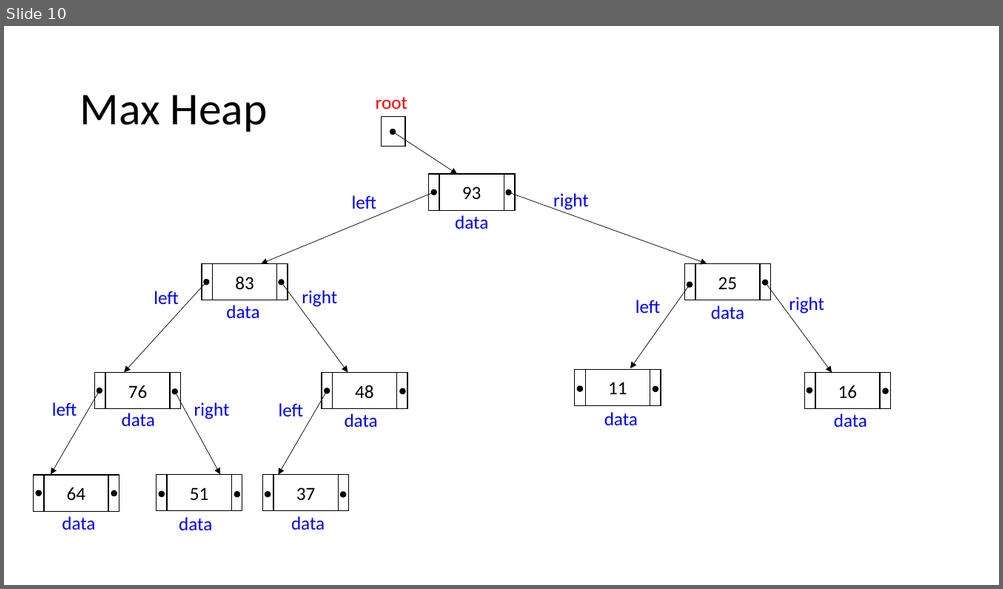
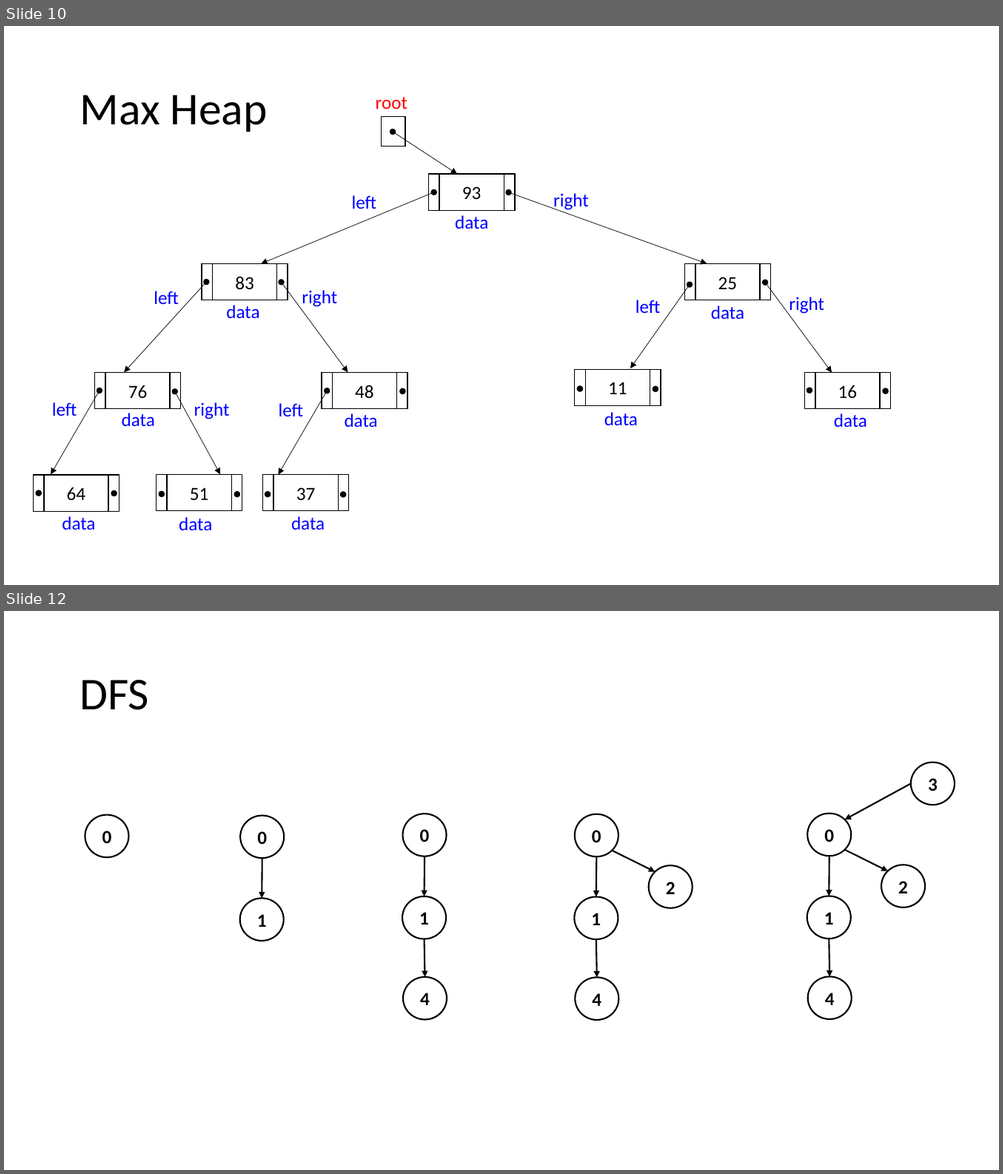
Before and after one commit to swaminathanj/DSA, a slide deck: DSA.pptx. Shown one above the other, each under a label of ours: slide 10 before the commit, slides 10 and 12 after it; the slides between them are not shown. The pictures are 1003x589 and 1003x1174 pixels, drawn with LibreOffice and Linux fonts; fonts in the diff are those of the drawing. Boxes give left, top, right and bottom in pixels: in the first picture for what was removed or moved away, otherwise in the second. Text is boxed around its words. In the diff, an @@ line names an element or a change of style, - is before the commit and + after.

```diff
--- a/DSA.pptx
+++ b/DSA.pptx
@@ slide 12 added at [4, 611, 999, 1170], background #FFFFFF @@
@@ title added at [79, 680, 149, 710], 44 pt, text #000000 @@
+DFS
@@ ellipse added at [910, 763, 955, 805], outline #000000 1.5 pt, 18 pt, text #000000, bold @@
+3
@@ arrow added from (910, 783) to (845, 820), #000000 1.5 pt @@
@@ ellipse added at [85, 815, 129, 857], outline #000000 1.5 pt, 18 pt, text #000000, bold @@
+0
@@ ellipse added at [241, 815, 284, 858], outline #000000 1.5 pt, 18 pt, text #000000, bold @@
+0
@@ ellipse added at [402, 814, 447, 857], outline #000000 1.5 pt, 18 pt, text #000000, bold @@
+0
@@ ellipse added at [575, 814, 619, 857], outline #000000 1.5 pt, 18 pt, text #000000, bold @@
+0
@@ ellipse added at [808, 813, 851, 856], outline #000000 1.5 pt, 18 pt, text #000000, bold @@
+0
@@ arrow added from (612, 851) to (654, 872), #000000 1.5 pt @@
@@ arrow added from (845, 850) to (888, 871), #000000 1.5 pt @@
@@ arrow added from (262, 858) to (262, 898), #000000 1.5 pt @@
@@ arrow added from (425, 857) to (424, 897), #000000 1.5 pt @@
@@ arrow added from (597, 857) to (597, 897), #000000 1.5 pt @@
@@ ellipse added at [649, 866, 693, 908], outline #000000 1.5 pt, 18 pt, text #000000, bold @@
+2
@@ arrow added from (829, 857) to (828, 896), #000000 1.5 pt @@
@@ ellipse added at [882, 866, 925, 908], outline #000000 1.5 pt, 18 pt, text #000000, bold @@
+2
@@ ellipse added at [240, 898, 284, 941], outline #000000 1.5 pt, 18 pt, text #000000, bold @@
+1
@@ ellipse added at [402, 897, 447, 940], outline #000000 1.5 pt, 18 pt, text #000000, bold @@
+1
@@ ellipse added at [574, 897, 618, 940], outline #000000 1.5 pt, 18 pt, text #000000, bold @@
+1
@@ ellipse added at [807, 896, 851, 939], outline #000000 1.5 pt, 18 pt, text #000000, bold @@
+1
@@ arrow added from (424, 940) to (425, 977), #000000 1.5 pt @@
@@ arrow added from (597, 940) to (597, 977), #000000 1.5 pt @@
@@ arrow added from (828, 940) to (829, 977), #000000 1.5 pt @@
@@ ellipse added at [403, 977, 447, 1020], outline #000000 1.5 pt, 18 pt, text #000000, bold @@
+4
@@ ellipse added at [575, 977, 619, 1020], outline #000000 1.5 pt, 18 pt, text #000000, bold @@
+4
@@ ellipse added at [808, 977, 851, 1020], outline #000000 1.5 pt, 18 pt, text #000000, bold @@
+4
```
Also in this commit, not shown: 3 other slides added.
